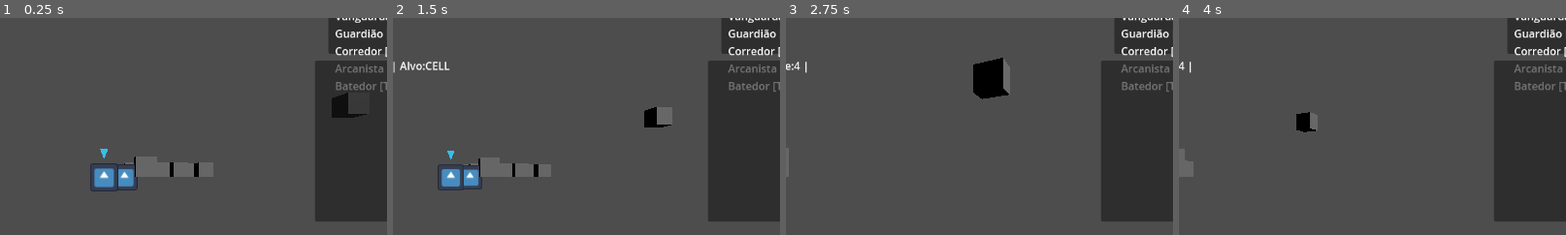
Above: before the commit, frames 1-4 (left to right).
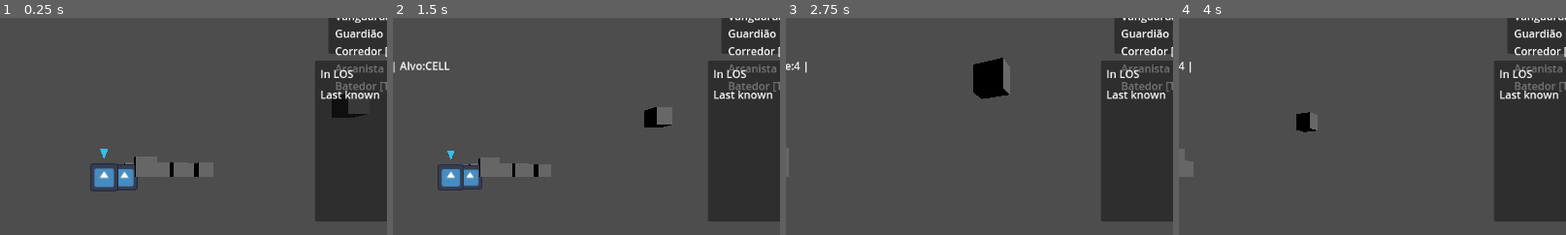
Above: after the commit, the same moments.

Repository: andrecc2507/JOGO
Game: Godot game, scene res://scene/main.tscn
The game is run twice, just before and just after one commit, with the same random seed, the same clock (stepped at 60 frames per second) and the same inputs. The engine's default icon, where the game draws it, is replaced by a stand-in: a white triangle on a blue panel in a dark square.
Inputs (mouse positions are % of the whole screen's width and height, from its top left):
- Up to frame 1 (0.25 s): no input
- Up to frame 2 (1.5 s): click (96, 94) at 0.5 s; tap Enter at 1.25 s; move the mouse to (72, 45) at 1.27 s; hold D from 1.28 s (still down); hold Q from 1.28 s (still down); click (72, 45) at 1.42 s
- Up to frame 3 (2.75 s): move the mouse to (30, 55) at 2.02 s; release D at 2.03 s; release Q at 2.03 s; hold S from 2.03 s (still down); tap E at 2.1 s
- Up to frame 4 (4 s): move the mouse to (60, 28) at 2.77 s; release S at 2.78 s; hold D 2.78-3.53 s; tap R at 2.85 s; move the mouse to (45, 70) at 3.52 s; hold W from 3.53 s (still down); tap 1 at 3.6 s; click (45, 70) at 3.67 s
The pictures show only the part of the screen within x 37-87%, y 13-63%; the shares and areas given below are measured in that part.

The runs differ from the first frame. In frame 1, 0.5% of the frame differs, in the area x 82-98%, y 23-38%; in frame 2, 0.5%; in frame 3, 0.5%; in frame 4, 0.5%.
Error before the commit: Invalid access to property or key 'theme_override_constants' on a base object of type 'VBoxContainer'. (res://scripts/tactical/tactical_controller.gd:2775)

Commit message:
Fix theme override usage for containers

Diff:
--- a/scripts/tactical/tactical_controller.gd
+++ b/scripts/tactical/tactical_controller.gd
@@ -2772,7 +2772,7 @@
 		root.name = "EnemiesRoot"
 		root.position = Vector2(8, 8)
 		root.size = Vector2(230, 220)
-		root.theme_override_constants.separation = 4
+		root.add_theme_constant_override("separation", 4)
 		_enemies_panel.add_child(root)
 
 	var in_los_label = root.get_node_or_null("InLosLabel") as Label
@@ -2837,7 +2837,7 @@
 		buttons.name = "ConfirmButtons"
 		buttons.position = Vector2(12, 40)
 		buttons.size = Vector2(376, 24)
-		buttons.theme_override_constants.separation = 8
+		buttons.add_theme_constant_override("separation", 8)
 		_confirm_panel.add_child(buttons)
 
 	_confirm_button = buttons.get_node_or_null("ConfirmButton") as Button
@@ -2892,7 +2892,7 @@
 		_body_target_list.name = "BodyTargetList"
 		_body_target_list.position = Vector2(12, 36)
 		_body_target_list.size = Vector2(280, 200)
-		_body_target_list.theme_override_constants.separation = 6
+		_body_target_list.add_theme_constant_override("separation", 6)
 		_body_target_panel.add_child(_body_target_list)
 
 func _update_enemies_panel(active_unit: Unit) -> void:
